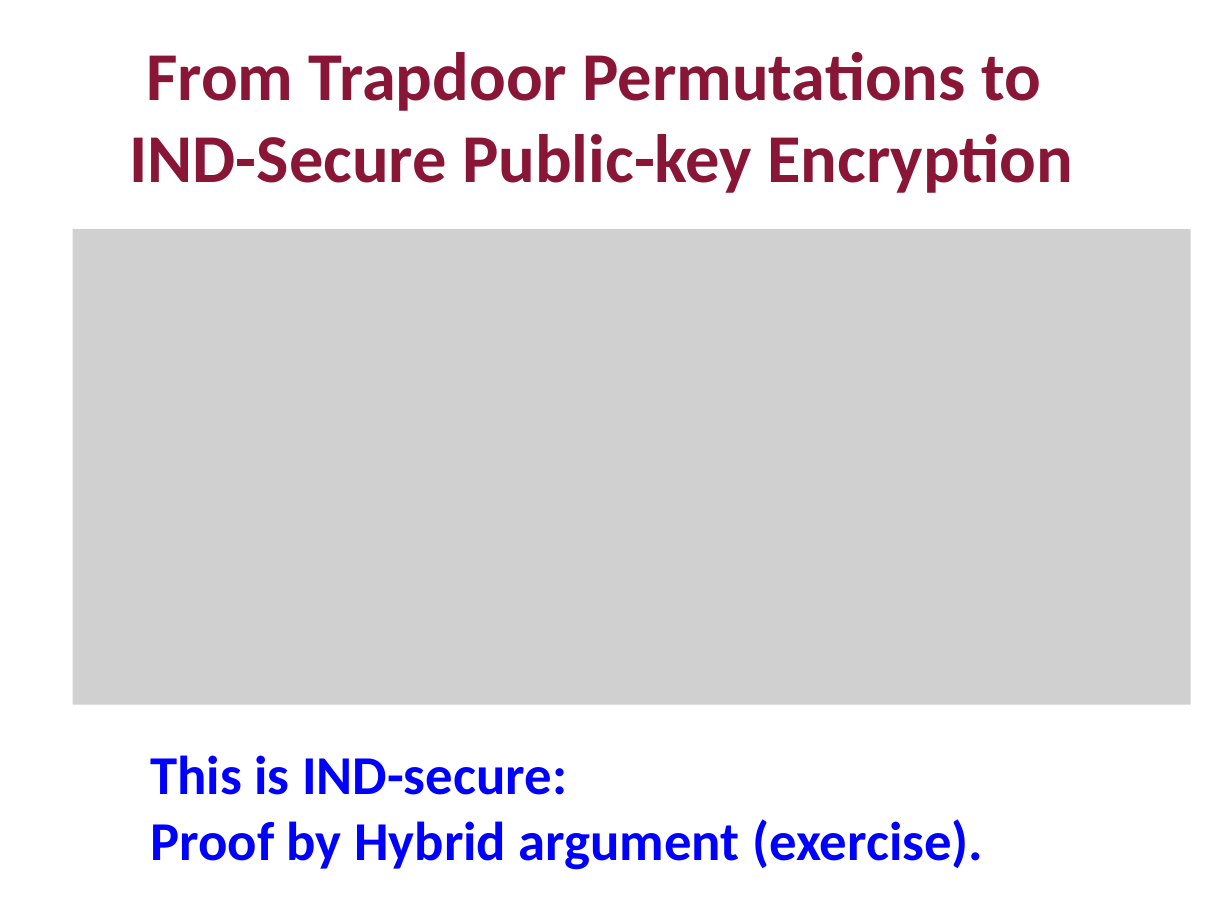
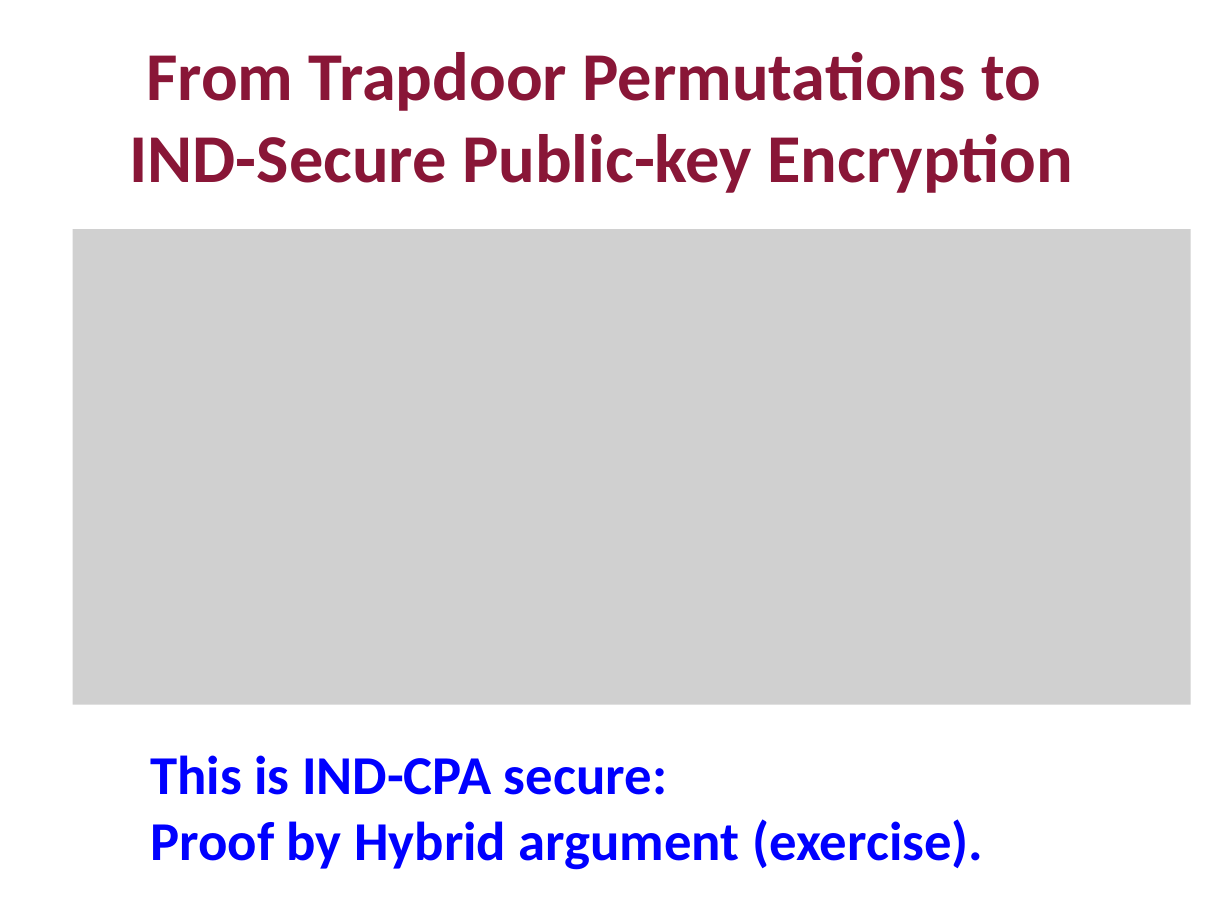
Before and after one commit to mit6875/mit6875.github.io, a slide deck: slide 9 of FA22SLIDES/lec10.pptx (slide 10 before the commit). Drawn at 1232x924 pixels with LibreOffice and Linux fonts; fonts in the diff are those of the drawing; grey boxes stand for pictures. Boxes give left, top, right and bottom in pixels: in the first picture for what was removed or moved away, otherwise in the second. Text is boxed around its words. In the diff, an @@ line names an element or a change of style, - is before the commit and + after.

```diff
--- a/FA22SLIDES/lec10.pptx
+++ b/FA22SLIDES/lec10.pptx
@@ text at bbox=[150, 755, 983, 870]: text changed @@
-This is IND-secure:
-Proof by Hybrid argument (exercise).
+This is IND-CPA secure:
+Proof by Hybrid argument (exercise).
```
Also in this commit, not shown: 12 other slides changed, 1 slide removed, 5 other files.
